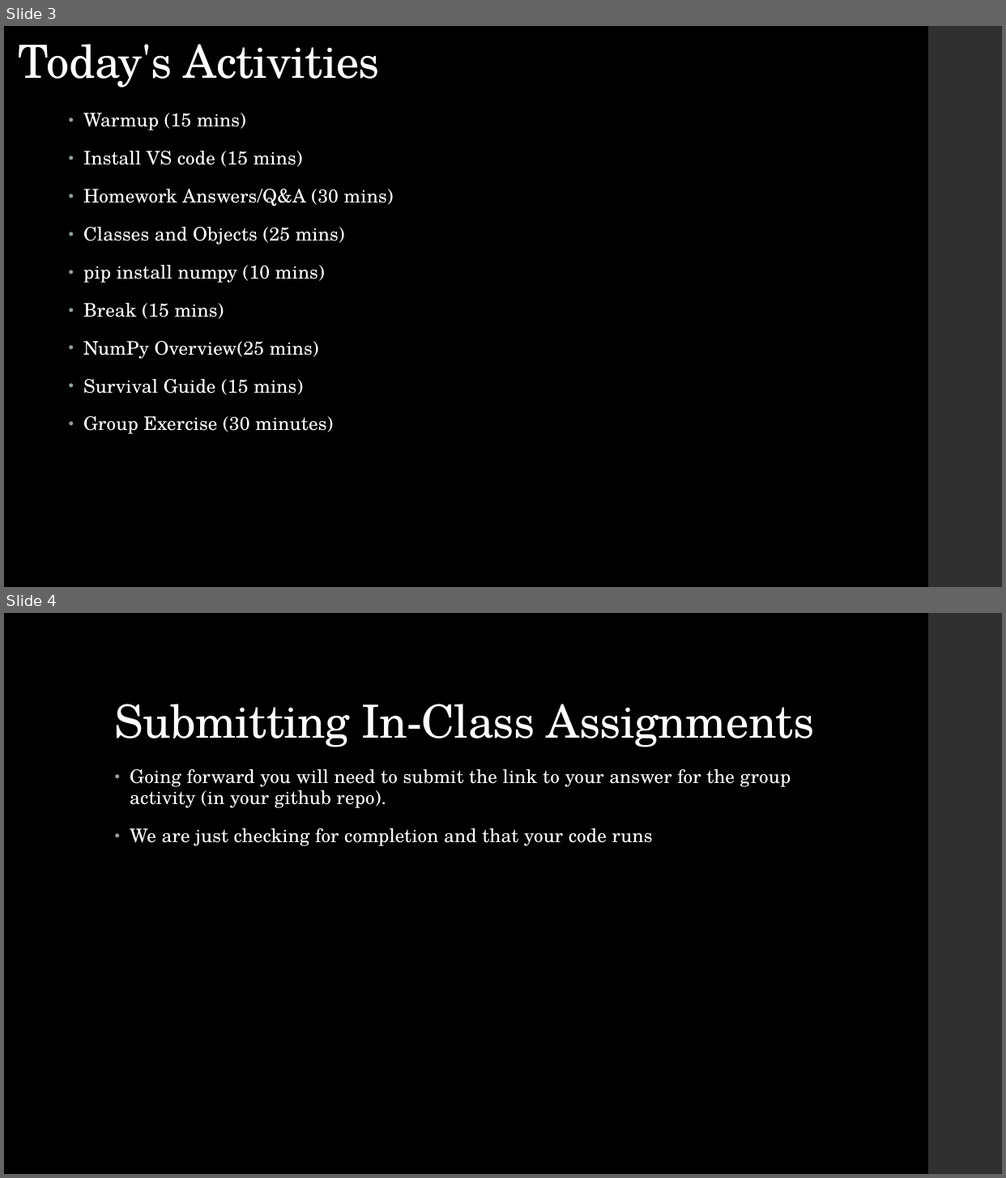
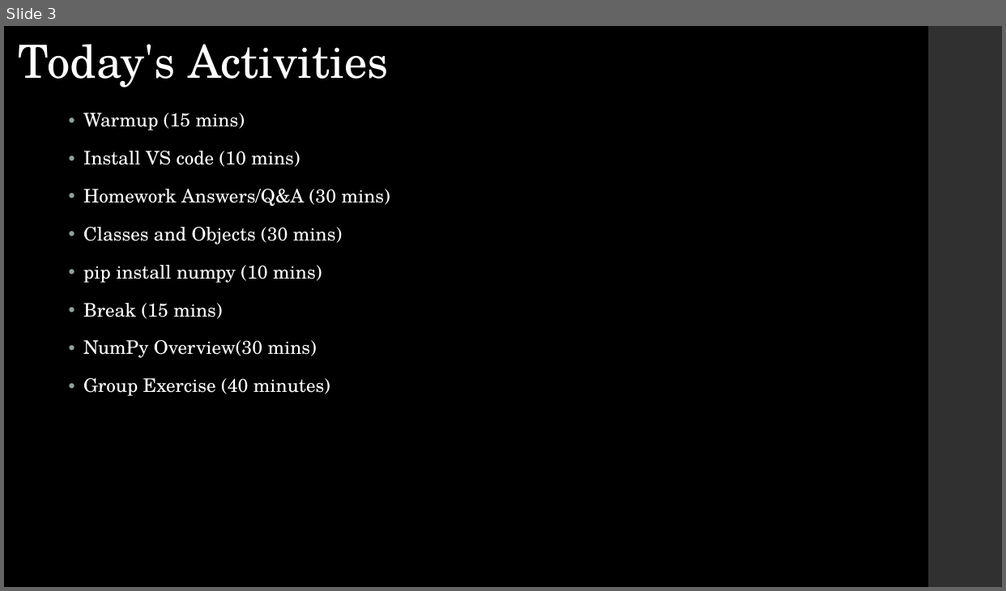
Before and after one commit to LaunchCoderGirlSTL/Data-Science-Assignments, a slide deck: course_material/week_03/week_03_presentation.pptx. Shown one above the other, each under a label of ours: slides 3 and 4 before the commit, slide 3 after it. The pictures are 1006x1178 and 1006x591 pixels, drawn with LibreOffice and Linux fonts; fonts in the diff are those of the drawing. Boxes give left, top, right and bottom in pixels: in the first picture for what was removed or moved away, otherwise in the second. Text is boxed around its words. In the diff, an @@ line names an element or a change of style, - is before the commit and + after.

```diff
--- a/course_material/week_03/week_03_presentation.pptx
+++ b/course_material/week_03/week_03_presentation.pptx
@@ slide 4 removed at bbox=[4, 613, 1002, 1174], background #000000; not listed: 1 template element that a slide beside it also shows @@
@@ title removed at bbox=[115, 704, 814, 747] @@
-Submitting In-Class Assignments
@@ text removed at bbox=[130, 769, 791, 846] @@
-• Going forward you will need to submit the link to your answer for the group activity (in your github repo).
-• We are just checking for completion and that your code runs
@@ slide 3 changed as well @@
@@ title "Today's Activities" at bbox=[18, 44, 389, 88]: letter spacing -0.5 to 0 pt @@
@@ text at bbox=[83, 113, 390, 319]: letter spacing 0.1 to 0 pt in "Warmup (15 mins)", "Homework Answers/Q&A (30 mins)", "pip install numpy (10 mins)", "Break (15 mins)"; less space between paragraphs @@
@@ text at bbox=[83, 151, 300, 167]: text changed @@
-• Install VS code (15 mins)
+• Install VS code (10 mins)
@@ text at bbox=[83, 227, 342, 245]: text changed @@
-• Classes and Objects (25 mins)
+• Classes and Objects (30 mins)
@@ text at bbox=[83, 340, 330, 396]: text changed @@
-• NumPy Overview(25 mins)
-• Survival Guide (15 mins)
-• Group Exercise (30 minutes)
+• NumPy Overview(30 mins)
+• Group Exercise (40 minutes)
```
Also in this commit, not shown: 19 other slides changed, 2 other files.
